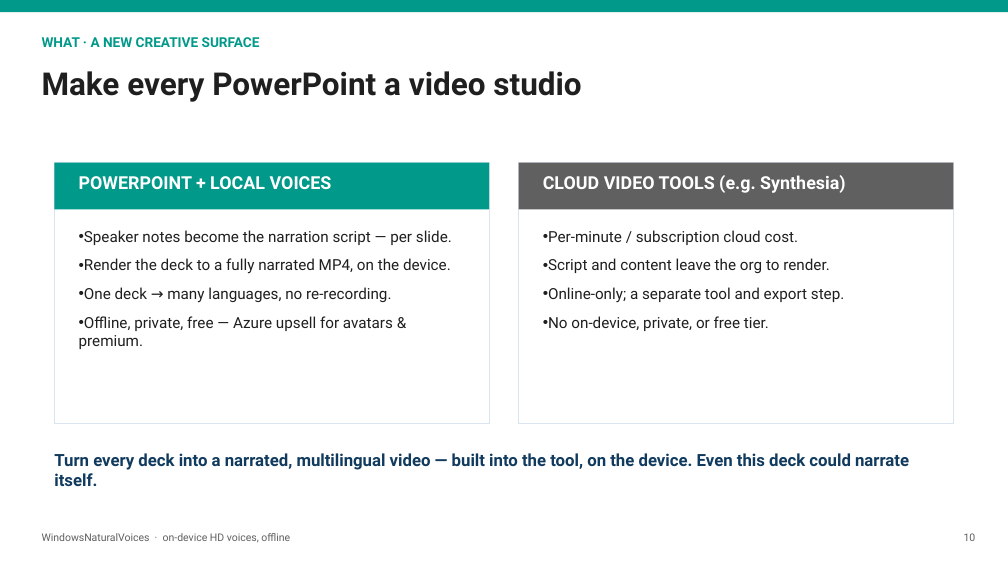
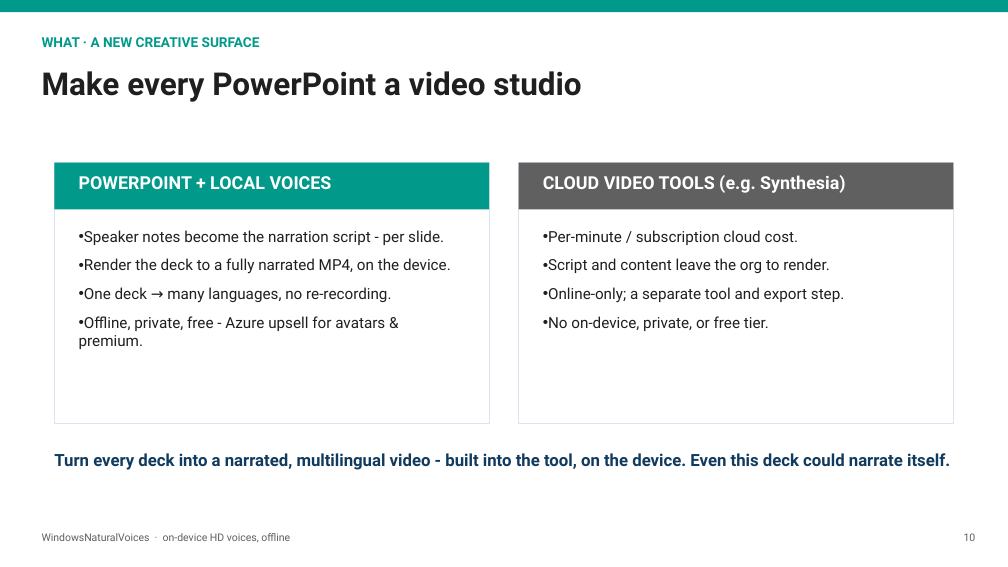
Before and after one commit to aclinick/claros, a slide deck: slide 10 of docs/pitch/live-voiceover.pptx. Drawn at 1008x567 pixels with LibreOffice and Linux fonts; fonts in the diff are those of the drawing. Boxes give left, top, right and bottom in pixels: in the first picture for what was removed or moved away, otherwise in the second. Text is boxed around its words. In the diff, an @@ line names an element or a change of style, - is before the commit and + after.

```diff
--- a/docs/pitch/live-voiceover.pptx
+++ b/docs/pitch/live-voiceover.pptx
@@ text at (84,230,444,245): text changed @@
-• Speaker notes become the narration script — per slide.
+• Speaker notes become the narration script - per slide.
@@ text at (79,316,385,349): text changed @@
-• Offline, private, free — Azure upsell for avatars & premium.
+• Offline, private, free - Azure upsell for avatars & premium.
@@ text at (54,453,950,470): text changed @@
-Turn every deck into a narrated, multilingual video — built into the tool, on the device. Even this deck could narrate itself.
+Turn every deck into a narrated, multilingual video - built into the tool, on the device. Even this deck could narrate itself.
```
Also in this commit, not shown: 13 other slides changed, 10 other files.
